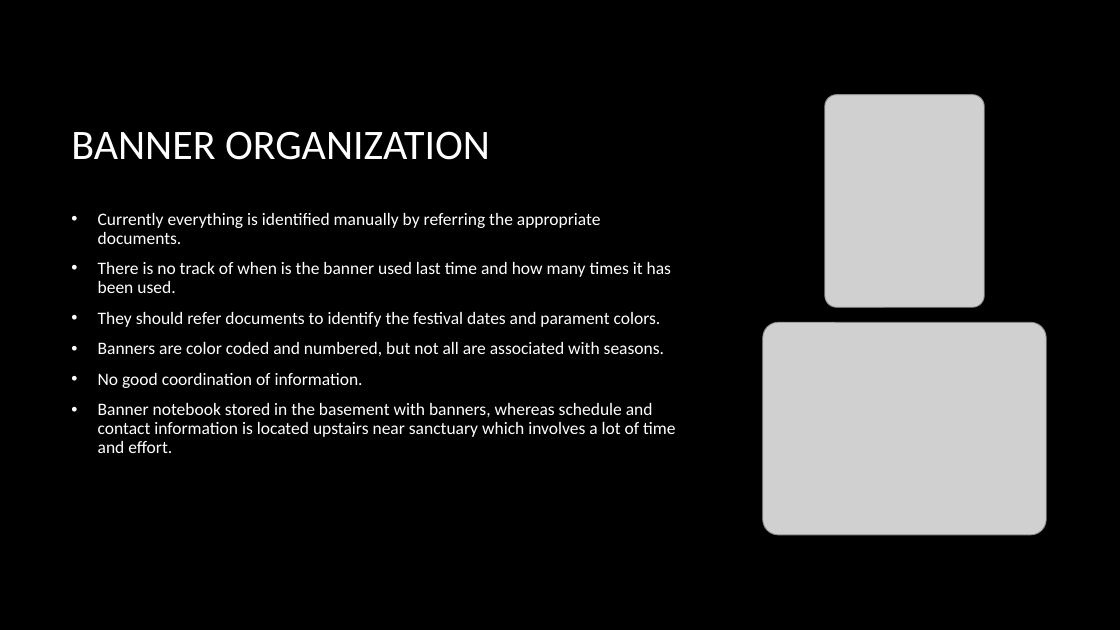
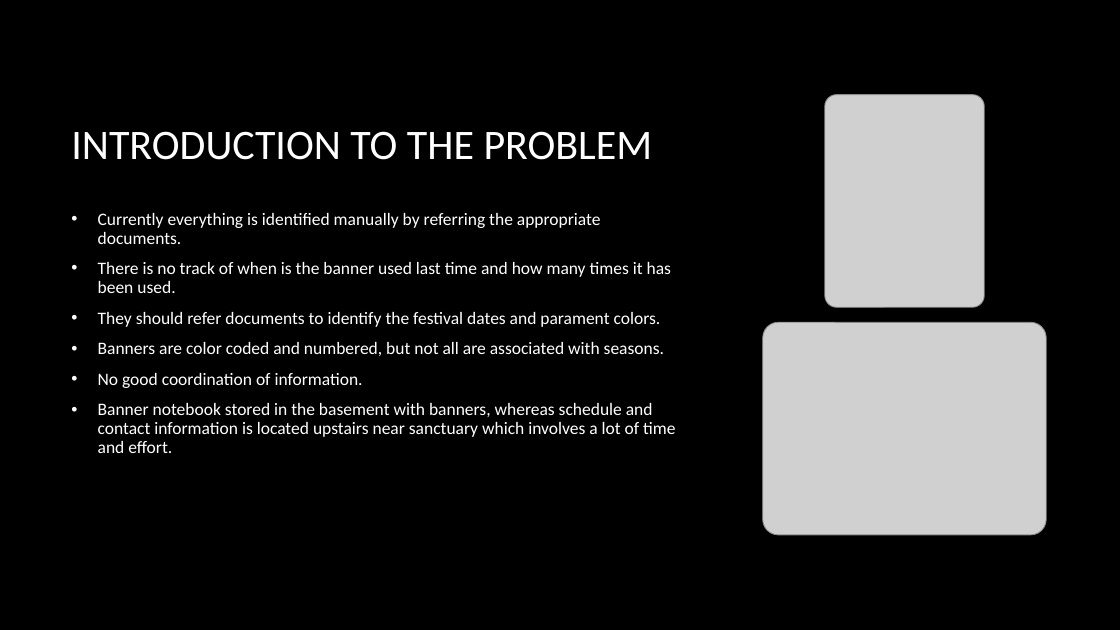
Before and after one commit to harishvavilala/Betterhappo, a slide deck: slide 4 of Powerpoints/finalpresentationintro.pptx (slide 3 before the commit). Drawn at 1120x630 pixels with LibreOffice and Linux fonts; fonts in the diff are those of the drawing; grey boxes stand for pictures; background and template pictures are left out. Boxes give left, top, right and bottom in pixels: in the first picture for what was removed or moved away, otherwise in the second. Text is boxed around its words. In the diff, an @@ line names an element or a change of style, - is before the commit and + after.

Commit message:
final presentation

```diff
--- a/Powerpoints/finalpresentationintro.pptx
+++ b/Powerpoints/finalpresentationintro.pptx
@@ title at [71, 131, 653, 160]: text changed @@
-BANNER ORGANIZATION
+INTRODUCTION TO THE PROBLEM
```
Also in this commit, not shown: 1 other file.
